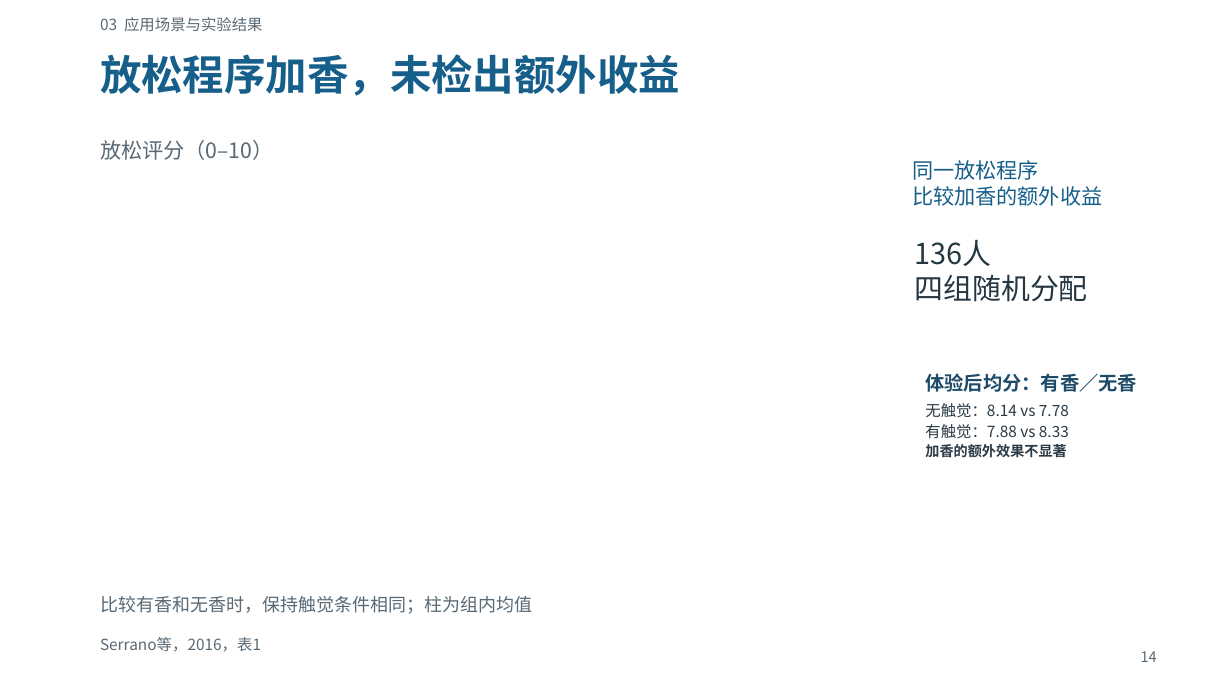
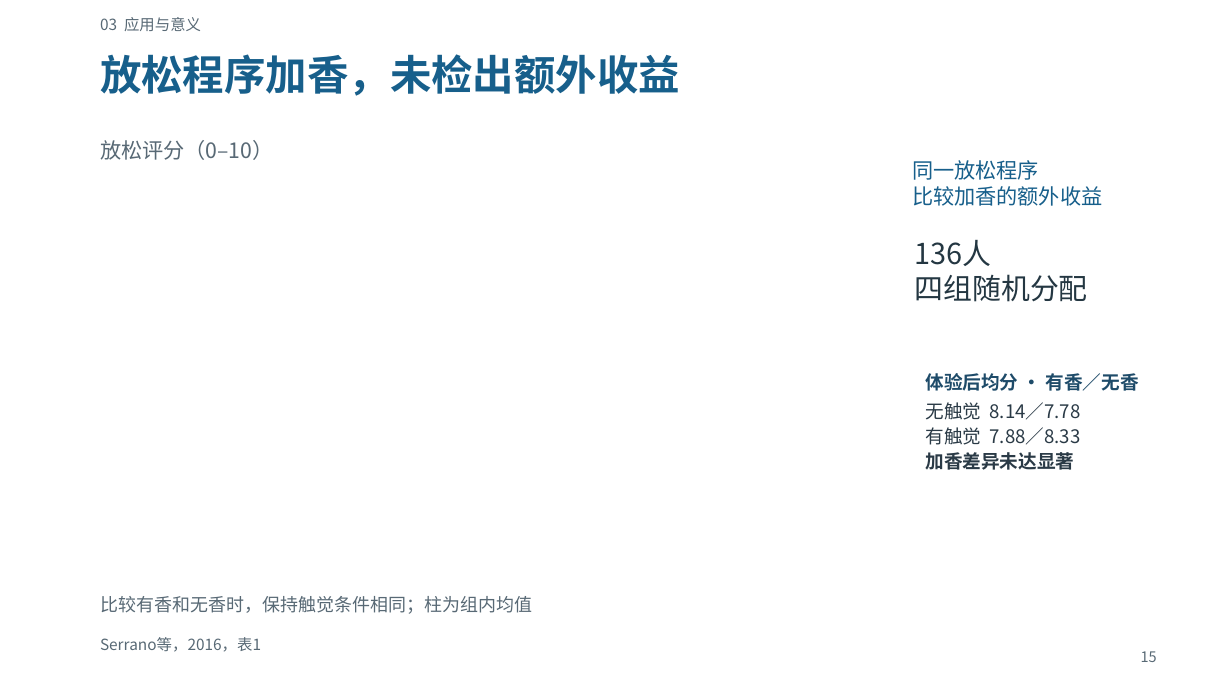
Before and after one commit to Cyh29hao/sjtu-olfaction-vr-2026, a slide deck: slide 4 of release/v3/group-03-applications.pptx. Drawn at 1232x693 pixels with LibreOffice and Linux fonts; fonts in the diff are those of the drawing. Boxes give left, top, right and bottom in pixels: in the first picture for what was removed or moved away, otherwise in the second. Text is boxed around its words. In the diff, an @@ line names an element or a change of style, - is before the commit and + after.

```diff
--- a/release/v3/group-03-applications.pptx
+++ b/release/v3/group-03-applications.pptx
@@ text at (100,17,201,31): text changed @@
-03 应用场景与实验结果
+03 应用与意义
@@ text at (925,373,1139,470): text changed; size 12 to 14.5 pt @@
-体验后均分：有香／无香
-无触觉：8.14 vs 7.78
-有触觉：7.88 vs 8.33
-加香的额外效果不显著
+体验后均分 · 有香／无香
+无触觉 8.14／7.78
+有触觉 7.88／8.33
+加香差异未达显著
@@ text at (1141,651,1157,662): text changed @@
-14
+15
```
Also in this commit, not shown: 4 other slides changed, 48 other files.
